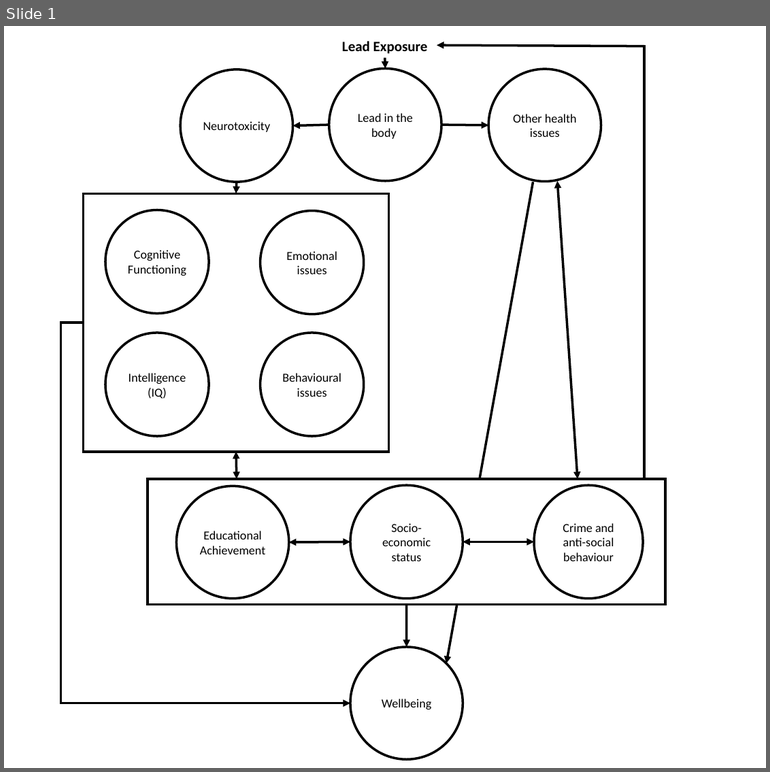
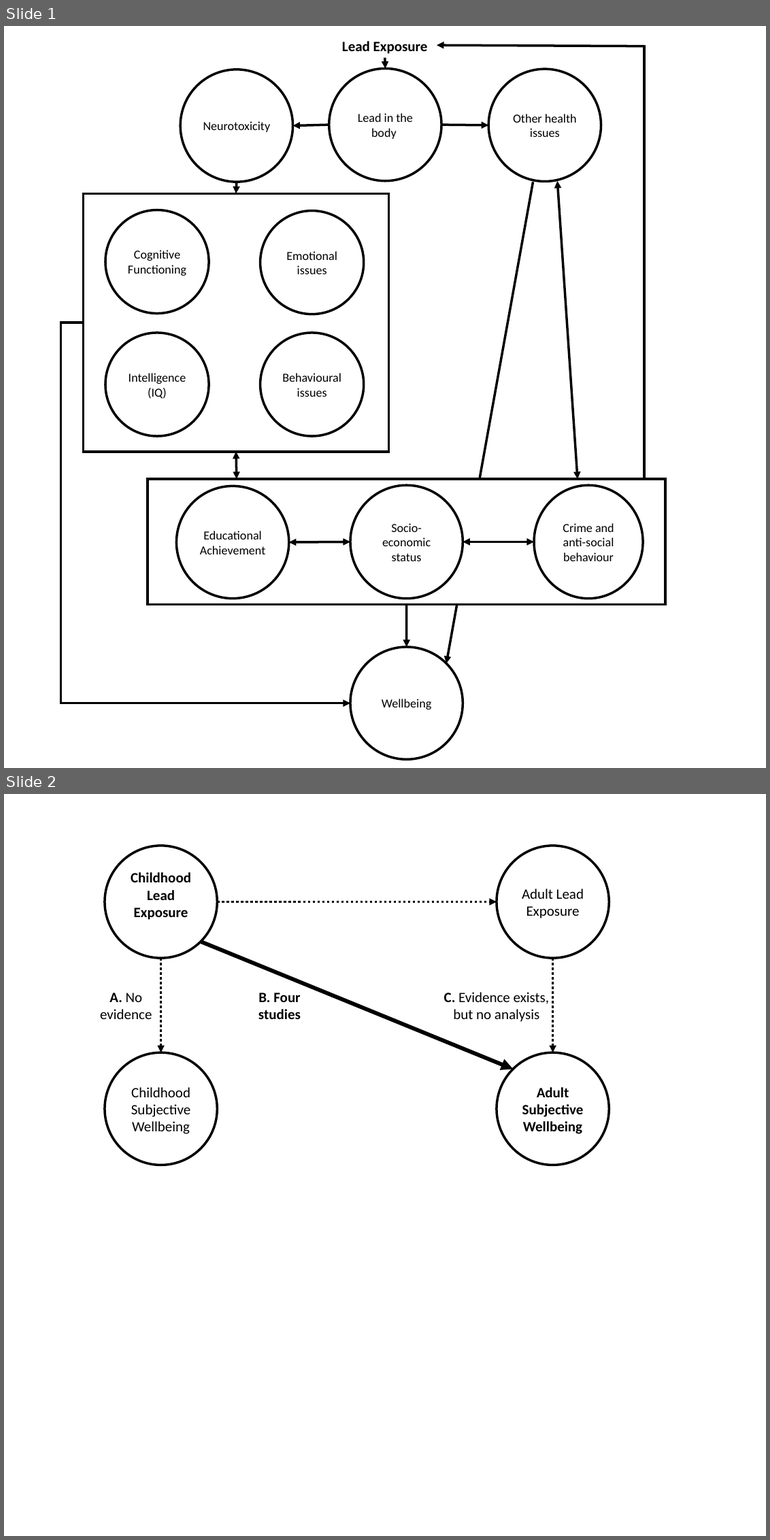
Before and after one commit to Happier-Lives-Institute/Shallow-Lead-Report-For-FP, a slide deck: causalgraphs.pptx. Shown one above the other, each under a label of ours: slide 1 before the commit, slides 1 and 2 after it. The pictures are 770x772 and 770x1540 pixels, drawn with LibreOffice and Linux fonts; fonts in the diff are those of the drawing. Boxes give left, top, right and bottom in pixels: in the first picture for what was removed or moved away, otherwise in the second. Text is boxed around its words. In the diff, an @@ line names an element or a change of style, - is before the commit and + after.

Commit message:
ppt edit

```diff
--- a/causalgraphs.pptx
+++ b/causalgraphs.pptx
@@ slide 2 added at (4,794,766,1536), background #FFFFFF @@
@@ arrow added from (201, 942) to (513, 1069), #000000 5 pt @@
@@ group added at (105,846,609,1165): 3 ellipses, 2 arrows @@
+Childhood Subjective
+Wellbeing
+Childhood Lead Exposure
+Adult Lead Exposure
@@ arrow added from (553, 958) to (553, 1053), #000000 3 pt dashed @@
@@ text added at (100,993,152,1019), 18 pt, text #000000 @@
+A. No evidence
@@ text added at (258,993,300,1019), 18 pt, text #000000, bold @@
+B. Four studies
@@ text added at (444,992,549,1022), 18 pt, text #000000 @@
+C. Evidence exists, but no analysis
@@ ellipse added at (496,1053,609,1165), fill #FFFFFF, outline #000000 3 pt, 18 pt, text #000000, bold @@
+Adult Subjective
+Wellbeing
```
Also in this commit, not shown: 2 other files.
